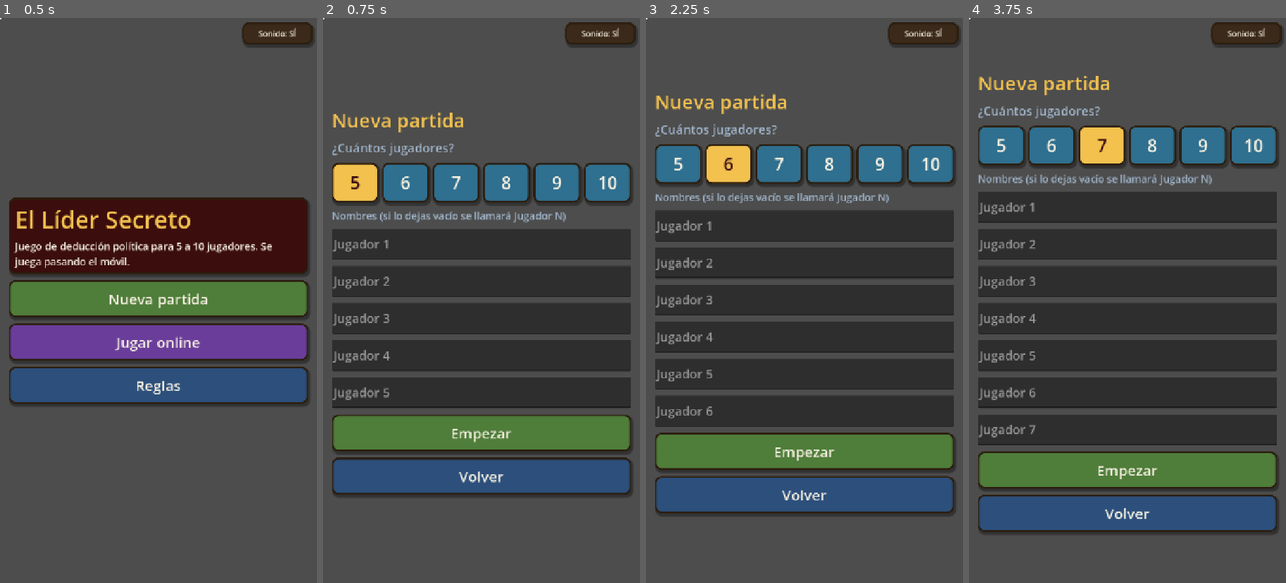
Above: before the commit, frames 1-4 (left to right).
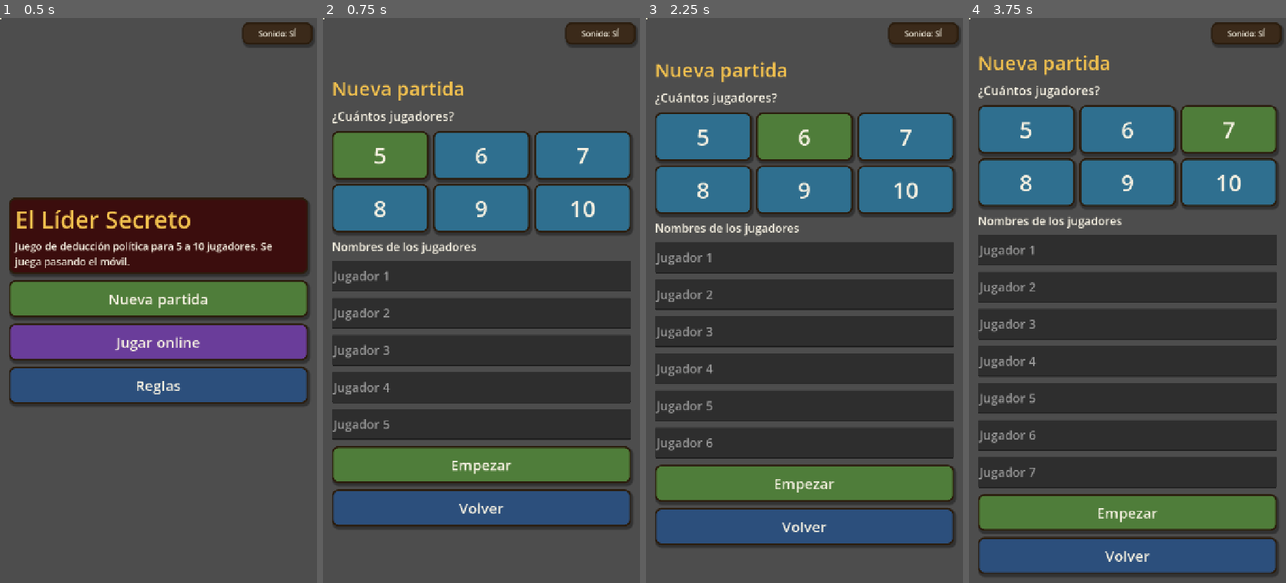
Above: after the commit, the same moments.

Repository: RafaValentin17/El-Lider-Secreto
Game: Godot game, scene res://main.tscn
The game is run twice, just before and just after one commit, with the same random seed, the same clock (stepped at 60 frames per second) and the same inputs.
Inputs:
- Up to frame 1 (0.5 s): no input
- Up to frame 2 (0.75 s): click "Nueva partida" at 0.5 s
- Up to frame 3 (2.25 s): click "5" at 1.25 s; click "6" at 2 s
- Up to frame 4 (3.75 s): click "5" at 2.75 s; click "7" at 3.5 s

Frame 1 is identical in both runs. In frame 2, 45% of the frame differs, in the area x 2-98%, y 11-91%; in frame 3, 48%; in frame 4, 49%, in the area x 2-98%, y 6-99%.

Commit message:
Nueva partida con 6 botones de jugadores, nombres con cuadro de diálogo y sobre rediseñado con instrucciones
Co-Authored-By: Claude Haiku 5.5 <noreply@anthropic.com>
Claude-Session: https://claude.ai/code/session_017LDfjcydiVQ5HAJ8RkrvM8

Diff:
--- a/scripts/envelope.gd
+++ b/scripts/envelope.gd
@@ -1,20 +1,17 @@
 class_name Envelope
 extends Control
-## Sobre cerrado. Un toque en la solapa la levanta y asoma la carta. Tocar la carta la gira;
-## deslizarla hacia arriba la guarda y el sobre se vuelve a cerrar.
+## Sobre cerrado: desliza para abrirlo, toca para voltear la carta y vuelve a deslizar para guardarla.
 
-const W := 300.0
-const H := 230.0
-const TOP := 120.0                          # espacio por encima del sobre para que la carta suba
-const CARD_SZ := Vector2(150, 210)
-const PEEK := Vector2(75, 110)              # carta asomando por la boca del sobre
-const UP := Vector2(75, -100)               # carta levantada para verla entera
-const INSIDE := Vector2(75, 260)            # carta dentro, oculta tras la parte delantera
+const TOP := 170.0
+const BODY_H := 220.0
+const CARD_OUT := Vector2(65, 0)
+const CARD_IN := Vector2(65, 230)
 
 var role := "liberal"
 var card: SwipeCard
 var flap: Control
 var front: Control
+var hint: Label
 var state := "closed"    # closed | opening | out | closing
 var shown := false
 var pressing := false
@@ -27,20 +24,21 @@
 		var h := size.y
 		draw_colored_polygon(PackedVector2Array([
 			Vector2(0, h), Vector2(0, h * 0.5), Vector2(w * 0.5, h * 0.78), Vector2(w, h * 0.5), Vector2(w, h)]), Color("#b98a4e"))
-		draw_polyline(PackedVector2Array([Vector2(0, h * 0.5), Vector2(w * 0.5, h * 0.78), Vector2(w, h * 0.5)]), Color("#2b1d0e"), 4.0)
+		draw_polyline(PackedVector2Array([Vector2(0, h * 0.5), Vector2(w * 0.5, h * 0.78), Vector2(w, h * 0.5)]), Color("#2b1d0e"), 3.0)
 		draw_circle(Vector2(w * 0.5, h * 0.7), 16.0, Color("#a3262b"))
-		draw_string(ThemeDB.fallback_font, Vector2(w * 0.5 - 50, h - 12), "SECRETO", HORIZONTAL_ALIGNMENT_CENTER, 100, 12, Color("#2b1d0e"))
+		draw_string(ThemeDB.fallback_font, Vector2(w * 0.5 - 50, h - 12), "SECRETO", HORIZONTAL_ALIGNMENT_CENTER, 100, 13, Color("#2b1d0e"))
 
 
 class Flap extends Control:
 	func _draw() -> void:
-		var pts := PackedVector2Array([Vector2(0, 0), Vector2(size.x, 0), Vector2(size.x * 0.5, size.y)])
-		draw_colored_polygon(pts, Color("#d6a86a"))
-		draw_polyline(PackedVector2Array([Vector2(0, 0), Vector2(size.x * 0.5, size.y), Vector2(size.x, 0)]), Color("#2b1d0e"), 4.0)
+		var w := size.x
+		var h := size.y
+		draw_colored_polygon(PackedVector2Array([Vector2(0, 0), Vector2(w, 0), Vector2(w * 0.5, h)]), Color("#d6a86a"))
+		draw_polyline(PackedVector2Array([Vector2(0, 0), Vector2(w * 0.5, h), Vector2(w, 0)]), Color("#2b1d0e"), 3.0)
 
 
 func _init() -> void:
-	custom_minimum_size = Vector2(W, TOP + H)
+	custom_minimum_size = Vector2(300, TOP + BODY_H + 70)
 
 
 func set_role(r: String) -> void:
@@ -50,32 +48,48 @@
 func _ready() -> void:
 	size = custom_minimum_size
 	mouse_filter = Control.MOUSE_FILTER_STOP
+	flap = Flap.new()
+	flap.position = Vector2(0, TOP)
+	flap.size = Vector2(size.x, 110.0)
+	flap.pivot_offset = Vector2(size.x * 0.5, 0.0)
+	flap.mouse_filter = Control.MOUSE_FILTER_IGNORE
+	flap.z_index = -2
+	add_child(flap)
 	card = SwipeCard.new()
-	card.setup("L", false, CARD_SZ)
-	card.position = INSIDE
+	card.setup("L", false, Vector2(170, 240))
+	card.position = CARD_IN
 	card.visible = false
+	card.z_index = -1
 	card.tapped.connect(_on_card_tap)
 	card.activated.connect(_on_card_swipe)
 	add_child(card)
 	front = Front.new()
 	front.position = Vector2(0, TOP)
-	front.size = Vector2(W, H)
+	front.size = Vector2(size.x, BODY_H)
 	front.mouse_filter = Control.MOUSE_FILTER_IGNORE
 	add_child(front)
-	flap = Flap.new()
-	flap.position = Vector2(0, TOP)
-	flap.size = Vector2(W, 110.0)
-	flap.pivot_offset = Vector2(W * 0.5, 0.0)
-	flap.mouse_filter = Control.MOUSE_FILTER_IGNORE
-	add_child(flap)
+	hint = Label.new()
+	hint.position = Vector2(0, TOP + BODY_H + 18.0)
+	hint.size = Vector2(size.x, 36)
+	hint.horizontal_alignment = HORIZONTAL_ALIGNMENT_CENTER
+	hint.add_theme_font_size_override("font_size", 24)
+	hint.add_theme_color_override("font_color", Color("#f2c14e"))
+	hint.mouse_filter = Control.MOUSE_FILTER_IGNORE
+	add_child(hint)
+	set_hint("Desliza para abrir el sobre")
 
 
 func _draw() -> void:
-	draw_rect(Rect2(0, TOP, W, H), Color("#c9a46a"))
-	draw_rect(Rect2(0, TOP, W, H), Color("#2b1d0e"), false, 4.0)
+	var body := Rect2(0, TOP, size.x, BODY_H)
+	draw_rect(body, Color("#c9a46a"))
+	draw_rect(body, Color("#2b1d0e"), false, 4.0)
 
 
-## Con el sobre cerrado, un toque o un arrastre hacia abajo sobre la solapa lo abre.
+func set_hint(t: String) -> void:
+	hint.text = t
+
+
+## Abrir: desliza o toca el sobre cerrado.
 func _gui_input(event: InputEvent) -> void:
 	if state != "closed":
 		return
@@ -86,16 +100,17 @@
 		elif pressing:
 			pressing = false
 			_open()
-	elif event is InputEventMouseMotion and pressing and event.position.y - press_y > 20.0:
+	elif event is InputEventMouseMotion and pressing and event.position.y - press_y < -30.0:
 		pressing = false
 		_open()
 
 
 func _open() -> void:
 	state = "opening"
+	set_hint("")
 	Sfx.play("open")
 	var tw := create_tween()
-	tw.tween_property(flap, "scale:y", 0.0, 0.45).set_trans(Tween.TRANS_SINE)
+	tw.tween_property(flap, "scale:y", -1.0, 0.5).set_trans(Tween.TRANS_SINE)
 	tw.tween_callback(_card_out)
 
 
@@ -103,37 +118,43 @@
 	state = "out"
 	shown = false
 	card.done = false
-	card.setup("L", false, CARD_SZ)
-	card.position = INSIDE
+	card.setup("L", false, Vector2(170, 240))
+	card.position = Vector2(CARD_IN.x, TOP + 60.0)
+	card.modulate.a = 0.0
 	card.visible = true
 	Sfx.play("swish")
+	set_hint("Toca para voltear la carta")
 	var tw := create_tween()
-	tw.tween_property(card, "position", PEEK, 0.6).set_trans(Tween.TRANS_BACK).set_ease(Tween.EASE_OUT)
+	tw.set_parallel(true)
+	tw.tween_property(card, "position", CARD_OUT, 0.6).set_trans(Tween.TRANS_BACK).set_ease(Tween.EASE_OUT)
+	tw.tween_property(card, "modulate:a", 1.0, 0.3)
 
 
-## Toque en la carta: se levanta entera y se gira para ver el rol; otro toque la vuelve a girar y la baja.
+## Toque en la carta: la voltea para ver el rol; otro toque la vuelve a dejar boca abajo.
 func _on_card_tap(_c) -> void:
 	if state != "out":
 		return
 	Sfx.play("flip")
-	var tw := create_tween()
 	if shown:
 		card.flip_to("L", false)
-		tw.tween_property(card, "position", PEEK, 0.35).set_trans(Tween.TRANS_CUBIC).set_ease(Tween.EASE_OUT)
+		set_hint("Toca para voltear la carta")
 	else:
 		card.reveal_role(role)
-		tw.tween_property(card, "position", UP, 0.35).set_trans(Tween.TRANS_CUBIC).set_ease(Tween.EASE_OUT)
+		set_hint("Vuelve a deslizar para guardar la carta")
 	shown = not shown
 
 
-## Deslizar la carta hacia arriba: vuelve a entrar en el sobre y el sobre se cierra.
+## Deslizar la carta hacia arriba: vuelve al sobre y el sobre se cierra.
 func _on_card_swipe(_c) -> void:
 	if state != "out":
 		return
 	state = "closing"
+	set_hint("")
 	var tw := create_tween()
-	tw.tween_property(card, "position", INSIDE, 0.45).set_trans(Tween.TRANS_CUBIC).set_ease(Tween.EASE_IN)
-	tw.tween_callback(_close_flap)
+	tw.set_parallel(true)
+	tw.tween_property(card, "position", Vector2(CARD_IN.x, TOP + 60.0), 0.45).set_trans(Tween.TRANS_CUBIC).set_ease(Tween.EASE_IN)
+	tw.tween_property(card, "modulate:a", 0.0, 0.45)
+	tw.chain().tween_callback(_close_flap)
 
 
 func _close_flap() -> void:
@@ -148,3 +169,4 @@
 
 func _set_closed() -> void:
 	state = "closed"
+	set_hint("Desliza para abrir el sobre")
--- a/scripts/main.gd
+++ b/scripts/main.gd
@@ -30,6 +30,7 @@
 var last_draw := 0
 var last_discard := 0
 var pending_pulse: Array = []
+var setup_names: Array = []
 var sound_btn: Button
 var center_screen := false
 var rules_page := 0
@@ -313,41 +314,41 @@
 func show_setup() -> void:
 	_clear(true)
 	_lbl("Nueva partida", 34, GOLD)
-	_lbl("¿Cuántos jugadores?", 22, MUTED)
-	var row := HBoxContainer.new()
-	row.add_theme_constant_override("separation", 8)
-	cur.add_child(row)
-	for n in [5, 6, 7, 8, 9, 10]:
-		var sel: bool = n == player_count
+	_lbl("¿Cuántos jugadores?", 22, CREAM)
+	var grid := GridContainer.new()
+	grid.columns = 3
+	grid.add_theme_constant_override("h_separation", 10)
+	grid.add_theme_constant_override("v_separation", 10)
+	cur.add_child(grid)
+	for n in range(5, 11):
 		var b := Button.new()
 		b.text = str(n)
-		b.custom_minimum_size = Vector2(0, 90)
+		b.custom_minimum_size = Vector2(0, 110)
 		b.size_flags_horizontal = Control.SIZE_EXPAND_FILL
-		b.add_theme_font_size_override("font_size", int(30 * TXT))
-		b.add_theme_color_override("font_color", DARK if sel else CREAM)
-		b.add_theme_stylebox_override("normal", _sb(GOLD if sel else Color("#2f6f8f")))
-		b.add_theme_stylebox_override("hover", _sb(Color("#3a82a6")))
-		b.add_theme_stylebox_override("pressed", _sb(Color("#245a72")))
+		b.add_theme_font_size_override("font_size", int(40 * TXT))
+		b.add_theme_color_override("font_color", CREAM)
+		var col: Color = GREEN if n == player_count else Color("#2f6f8f")
+		b.add_theme_stylebox_override("normal", _sb(col))
+		b.add_theme_stylebox_override("hover", _sb(col.lightened(0.15)))
+		b.add_theme_stylebox_override("pressed", _sb(col.darkened(0.25)))
 		b.pressed.connect(Sfx.play.bind("tap"))
 		b.pressed.connect(_set_count.bind(n))
-		row.add_child(b)
-	_lbl("Nombres (si lo dejas vacío se llamará Jugador N)", 18, MUTED)
-	while saved_names.size() < player_count:
-		saved_names.append("")
-	name_edits = []
+		grid.add_child(b)
+	_lbl("Nombres de los jugadores", 20, CREAM)
+	while setup_names.size() < 10:
+		setup_names.append("")
 	for i in player_count:
 		if OS.has_feature("web"):
-			var shown: String = String(saved_names[i]) if String(saved_names[i]) != "" else "Jugador %d" % (i + 1)
-			_btn("Jugador %d: %s" % [i + 1, shown], _ask_name.bind(i), Color("#33465f"))
+			_btn("%d. %s" % [i + 1, _name_or_default(i)], _ask_name.bind(i), Color("#33465f"))
 		else:
 			var e := LineEdit.new()
 			e.placeholder_text = "Jugador %d" % (i + 1)
-			e.text = String(saved_names[i])
+			e.text = setup_names[i]
 			e.custom_minimum_size = Vector2(0, 70)
 			e.add_theme_font_size_override("font_size", int(22 * TXT))
-			e.text_changed.connect(_set_name.bind(i))
+			var idx := i
+			e.text_changed.connect(func(t: String): setup_names[idx] = t)
 			cur.add_child(e)
-			name_edits.append(e)
 	_btn("Empezar", _start_game, GREEN)
 	_btn("Volver", show_menu)
 
@@ -357,23 +358,22 @@
 	show_setup()
 
 
-func _set_name(t: String, i: int) -> void:
-	saved_names[i] = t
-
-
-## Cuadro nativo del navegador para escribir el nombre (funciona en móviles).
+func _name_or_default(i: int) -> String:
+	return String(setup_names[i]) if String(setup_names[i]) != "" else "Jugador %d" % (i + 1)
+
+
+## Abre el cuadro nativo del navegador para escribir el nombre (funciona en móviles).
 func _ask_name(i: int) -> void:
-	var current := String(saved_names[i])
-	var res = JavaScriptBridge.eval("prompt(%s, %s)" % [JSON.stringify("Nombre del jugador %d" % (i + 1)), JSON.stringify(current)])
+	var res = JavaScriptBridge.eval("prompt(%s, %s)" % [JSON.stringify("Nombre del jugador %d" % (i + 1)), JSON.stringify(String(setup_names[i]))])
 	if res != null:
-		saved_names[i] = String(res).strip_edges()
+		setup_names[i] = String(res).strip_edges()
 	show_setup()
 
 
 func _start_game() -> void:
 	var names: Array = []
 	for i in player_count:
-		var t: String = String(saved_names[i]).strip_edges() if i < saved_names.size() else ""
+		var t: String = String(setup_names[i]).strip_edges()
 		if t == "":
 			t = "Jugador %d" % (i + 1)
 		names.append(t)
@@ -398,7 +398,7 @@
 	_clear(true)
 	_begin_panel(NAVY)
 	_lbl("Tu sobre secreto", 26, GOLD)
-	_lbl("Tócalo para abrirlo. Toca la carta para verla y desliza hacia arriba para guardarla.", 17, MUTED)
+	_lbl("Solo tú puedes ver tu rol.", 17, MUTED)
 	_end_panel()
 	var center := CenterContainer.new()
 	cur.add_child(center)
@@ -937,7 +937,7 @@
 	_clear(true)
 	_begin_panel(NAVY)
 	_lbl("Tu sobre secreto", 26, GOLD)
-	_lbl("Tócalo para abrirlo. Toca la carta para verla y desliza hacia arriba para guardarla.", 17, MUTED)
+	_lbl("Solo tú puedes ver tu rol.", 17, MUTED)
 	_end_panel()
 	var center := CenterContainer.new()
 	cur.add_child(center)
